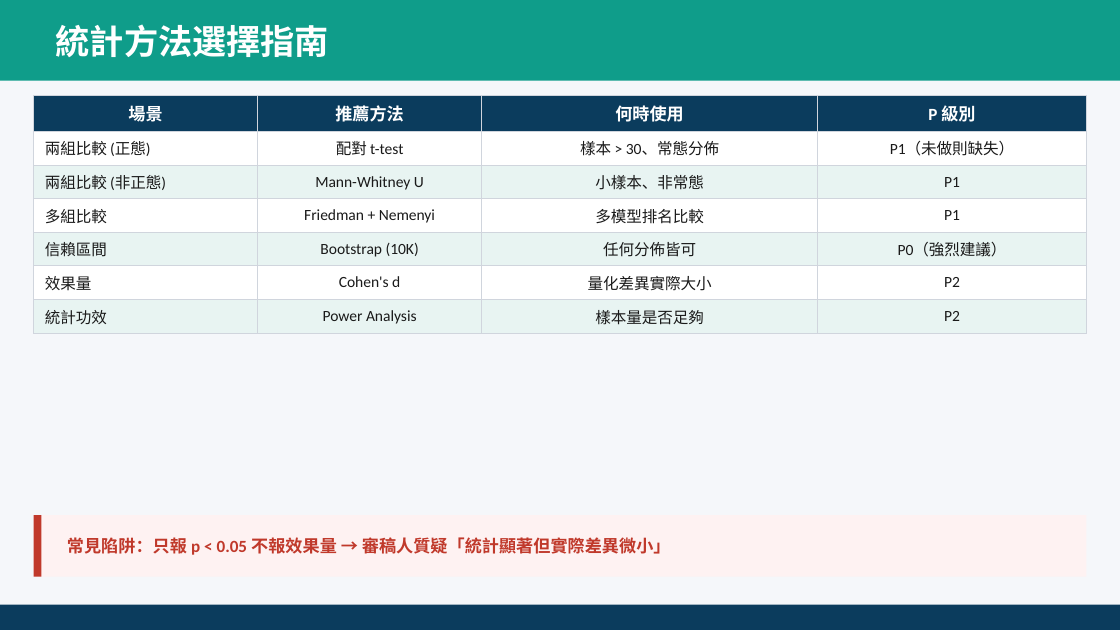
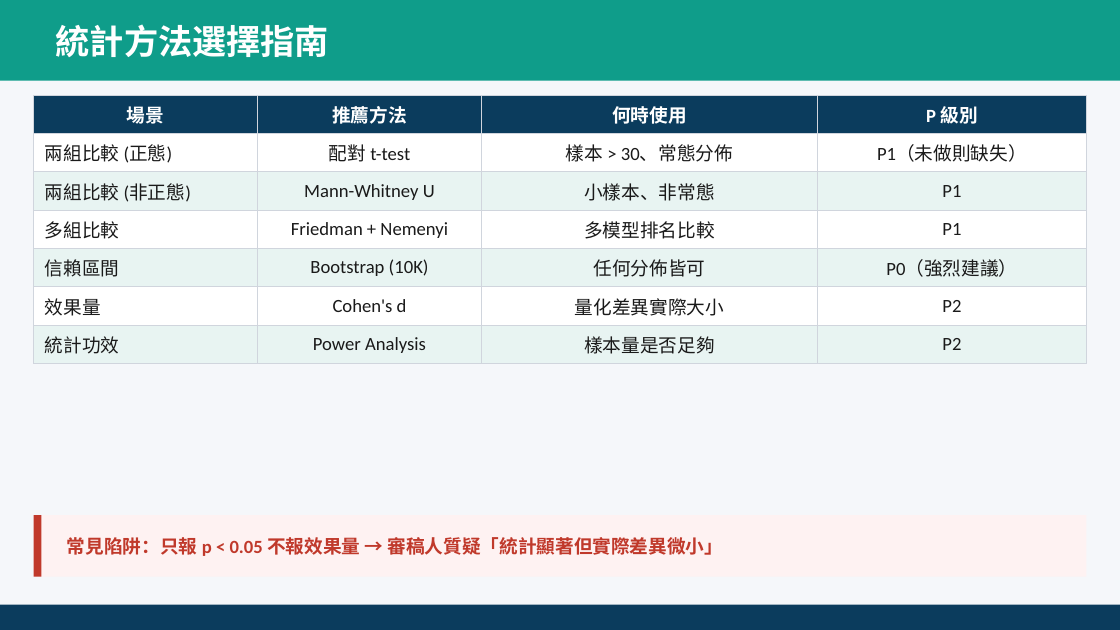
Before and after one commit to ai-cooperation/paperlab, a slide deck: slide 26 of dist/Day2_Full_AI研究進階.pptx. Drawn at 1120x630 pixels with LibreOffice and Linux fonts; fonts in the diff are those of the drawing. Boxes give left, top, right and bottom in pixels: in the first picture for what was removed or moved away, otherwise in the second. Text is boxed around its words. In the diff, an @@ line names an element or a change of style, - is before the commit and + after.

```diff
--- a/dist/Day2_Full_AI研究進階.pptx
+++ b/dist/Day2_Full_AI研究進階.pptx
@@ table at <box>34,95,1086,358</box> @@
@@ size 11 to 12 pt in "場景", "推薦方法", "何時使用", "P 級別" @@
@@ size 10 to 12 pt @@
@@ text "常見陷阱：只報 p < 0.05 不報效果量 ..." at <box>67,537,724,556</box>: size 11 to 12 pt @@
```
Also in this commit, not shown: 55 other slides changed, 14 slides added, 15 other files.
